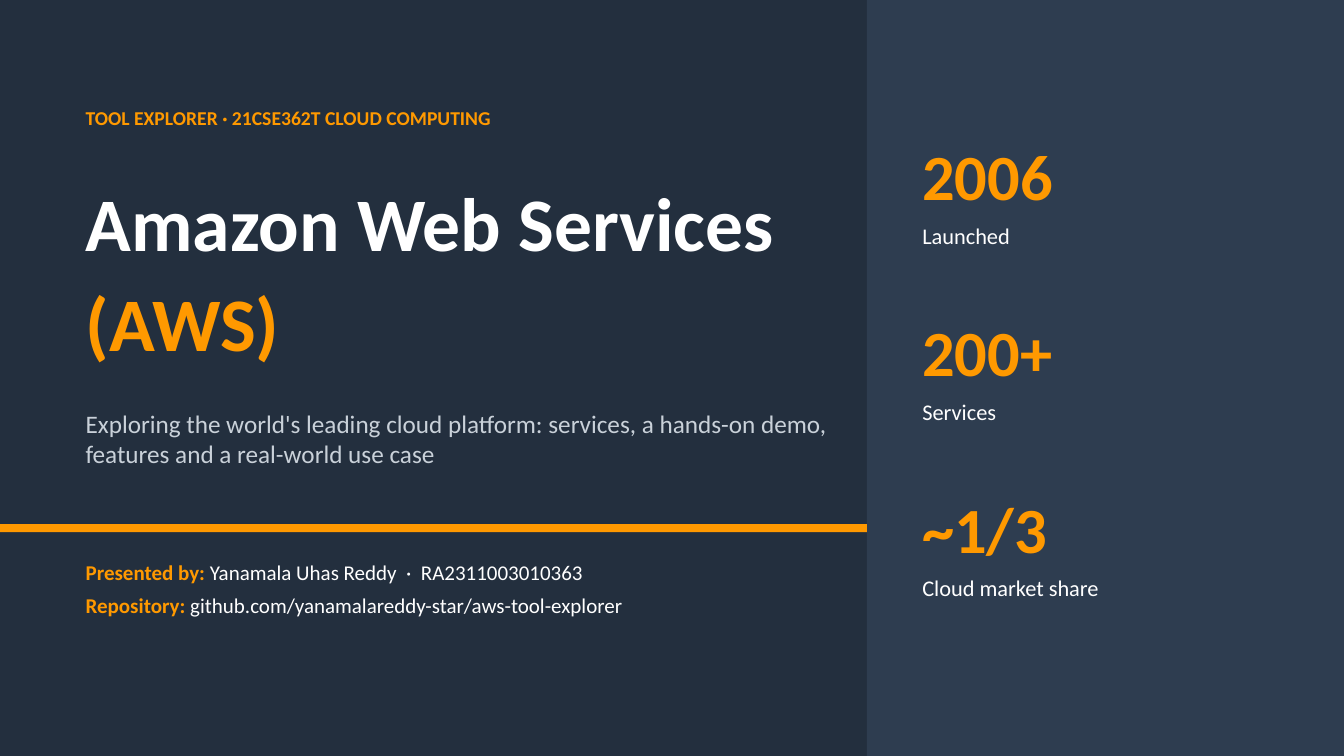
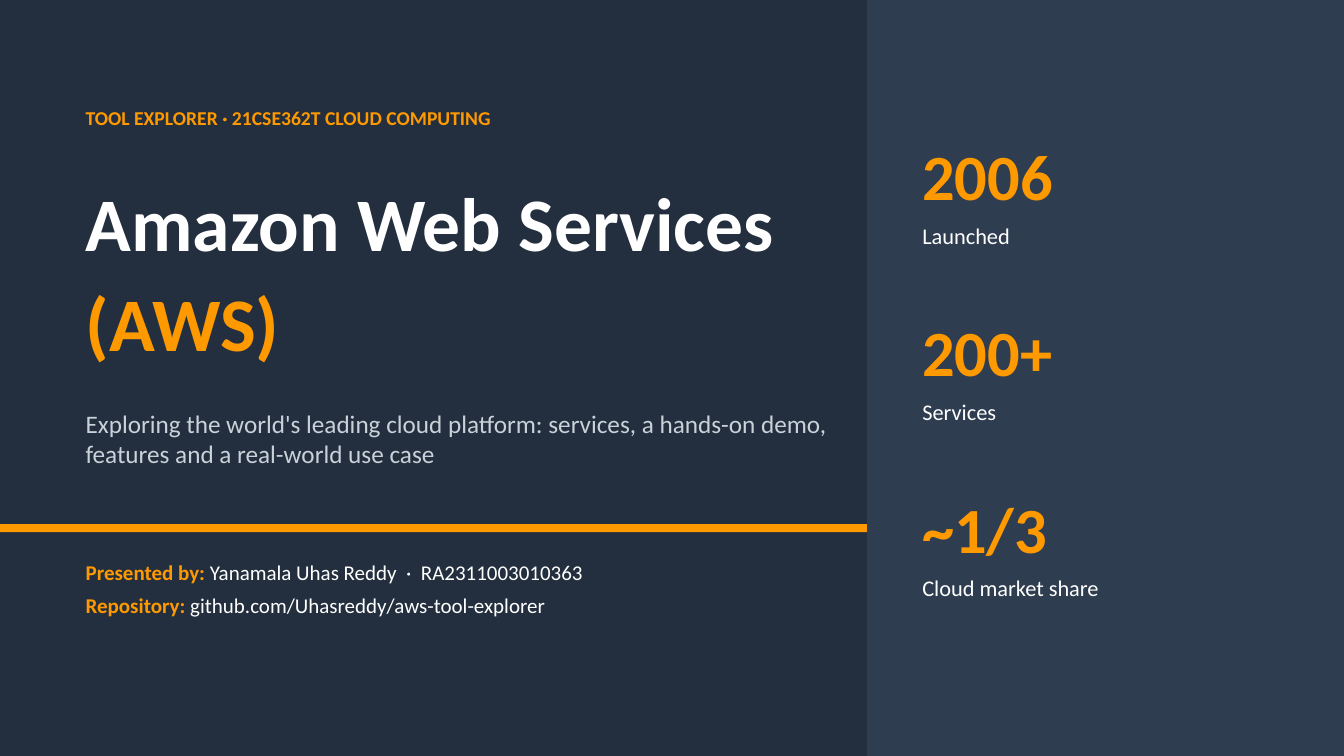
Before and after one commit to Uhasreddy/qroll, a slide deck: slide 1 of PPT/AWS_Tool_Explorer_Presentation/AWS_Tool_Explorer.pptx. Drawn at 1344x756 pixels with LibreOffice and Linux fonts; fonts in the diff are those of the drawing. Boxes give left, top, right and bottom in pixels: in the first picture for what was removed or moved away, otherwise in the second. Text is boxed around its words. In the diff, an @@ line names an element or a change of style, - is before the commit and + after.

Commit message:
Update repository link in presentation

```diff
--- a/PPT/AWS_Tool_Explorer_Presentation/AWS_Tool_Explorer.pptx
+++ b/PPT/AWS_Tool_Explorer_Presentation/AWS_Tool_Explorer.pptx
@@ text at bbox=[86, 598, 545, 617]: text changed @@
-Repository: github.com/yanamalareddy-star/aws-tool-explorer
+Repository: github.com/Uhasreddy/aws-tool-explorer
```
Also in this commit, not shown: 1 other slide changed, 1 other file.
